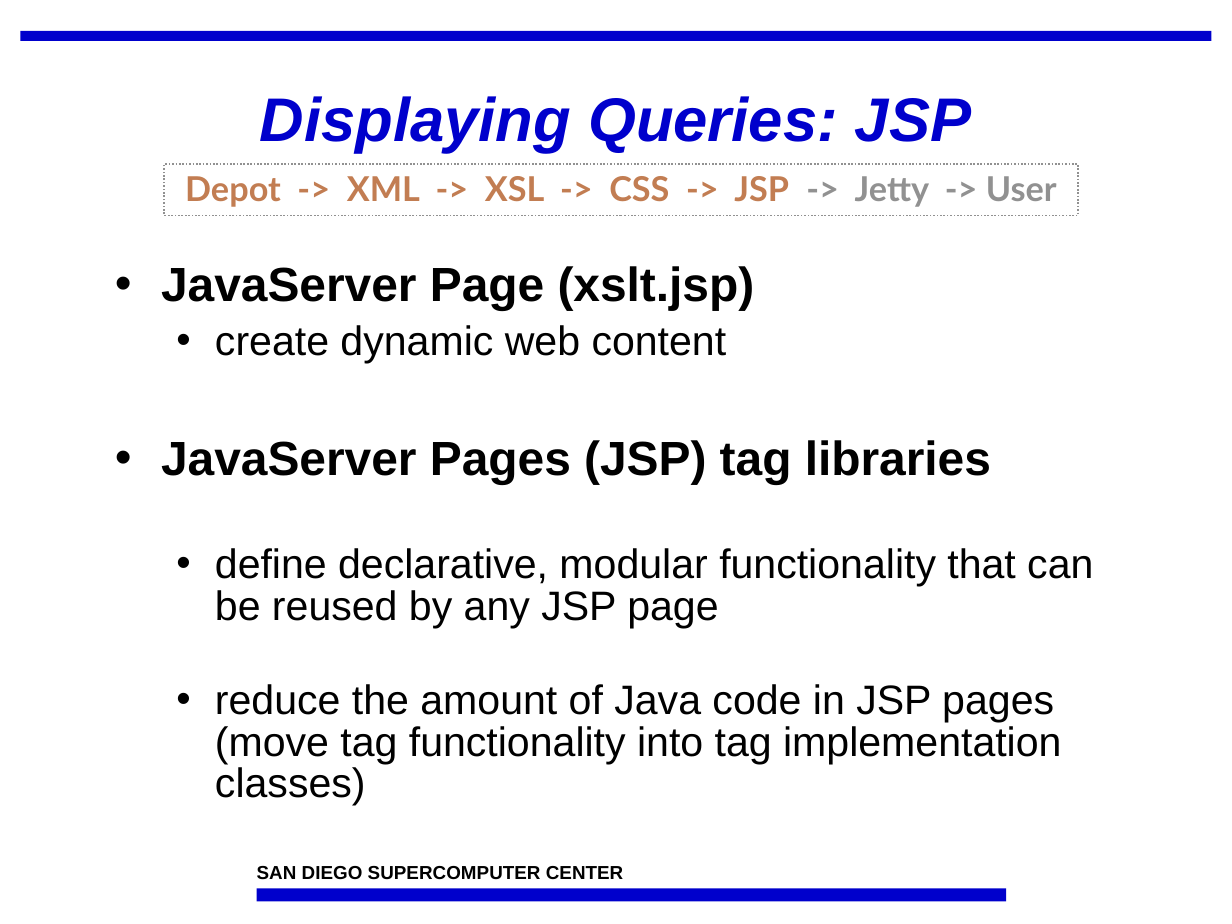
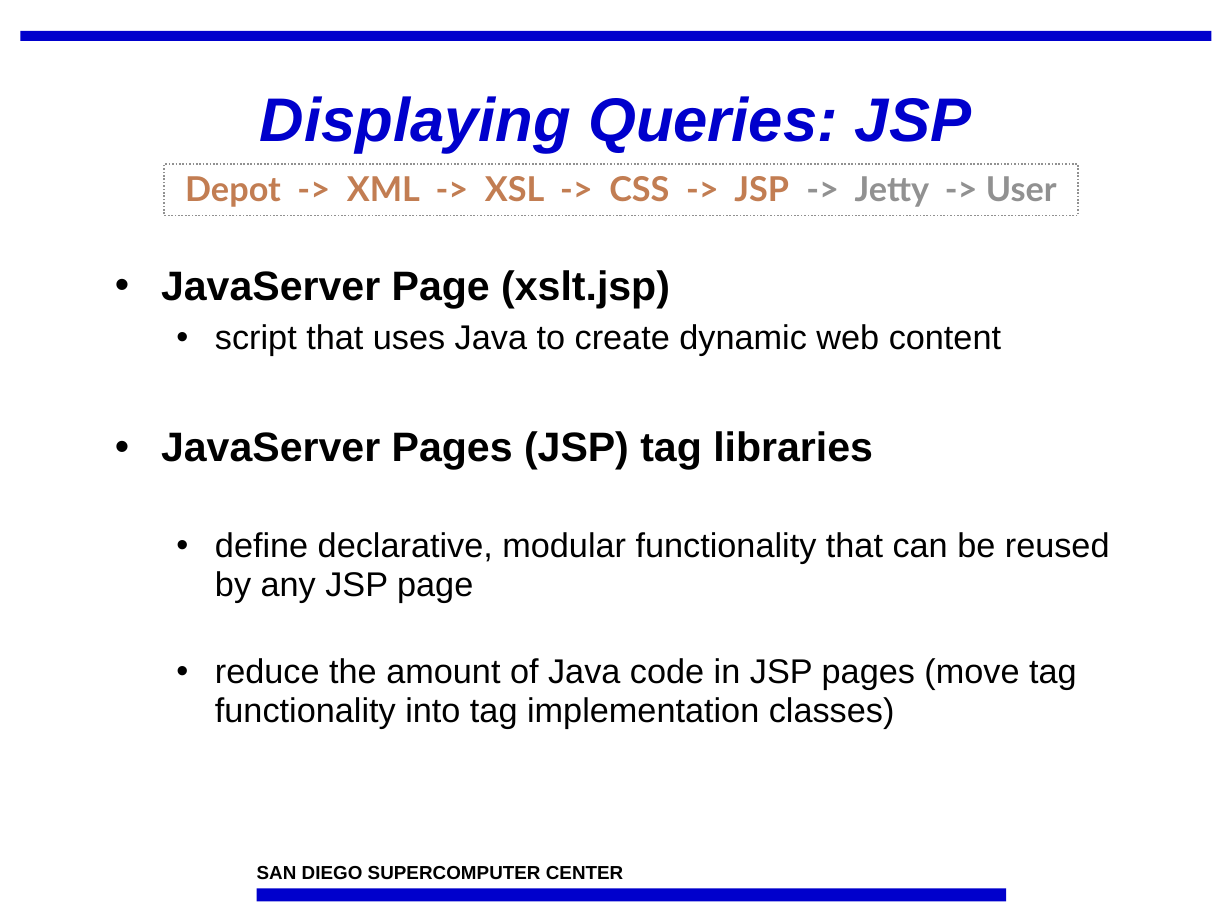
Before and after one commit to IncaProject/inca-xsede, a slide deck: slide 12 of talks/feb-06-workshop/dataConsumers.ppt. Drawn at 1232x924 pixels with LibreOffice and Linux fonts; fonts in the diff are those of the drawing; background and template pictures are left out. Boxes give left, top, right and bottom in pixels: in the first picture for what was removed or moved away, otherwise in the second. Text is boxed around its words. In the diff, an @@ line names an element or a change of style, - is before the commit and + after.

```diff
--- a/talks/feb-06-workshop/dataConsumers.ppt
+++ b/talks/feb-06-workshop/dataConsumers.ppt
@@ text at (161,270,1110,729): size 28 to 24 pt in "JavaServer Page (xslt.jsp)", "JavaServer Pages (JSP) tag libraries"; size 24 to 20 pt in "define declarative, modular functionality that can be ...", "reduce the amount of Java code in ..."; line spacing 0.85 to 0.95; less space between paragraphs @@
@@ text at (215,324,1001,355): text changed; size 24 to 20 pt @@
-  • create dynamic web content
+  • script that uses Java to create dynamic web content
```
Also in this commit, not shown: 1 other slide changed, 1 slide added.
